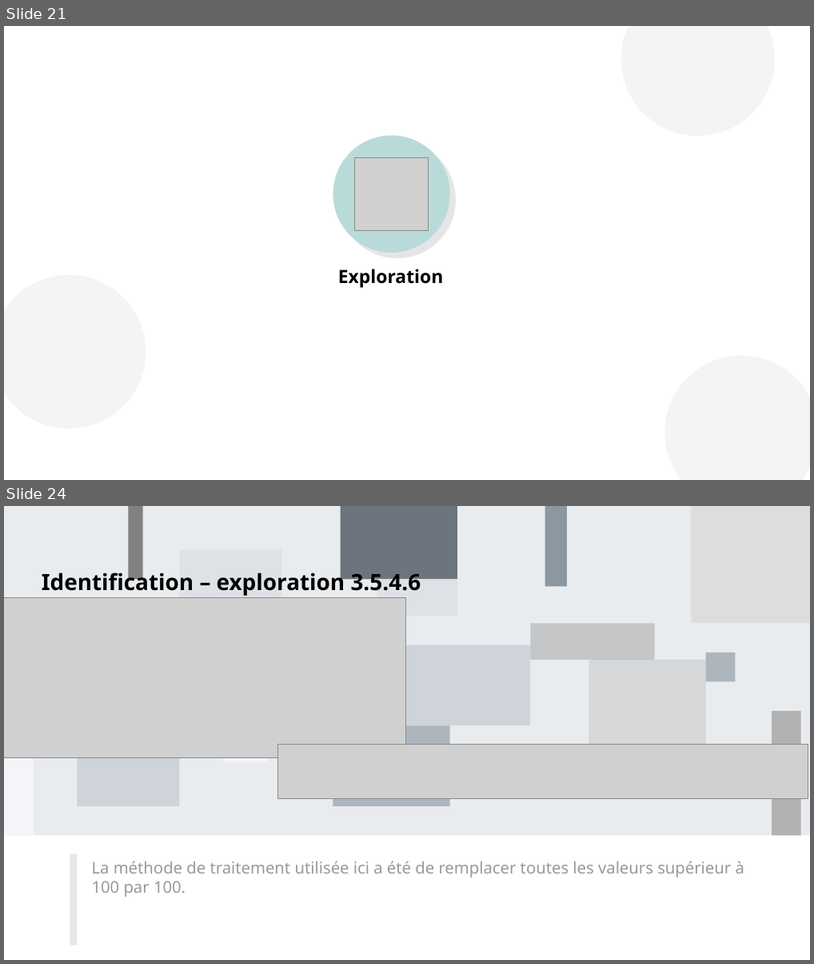
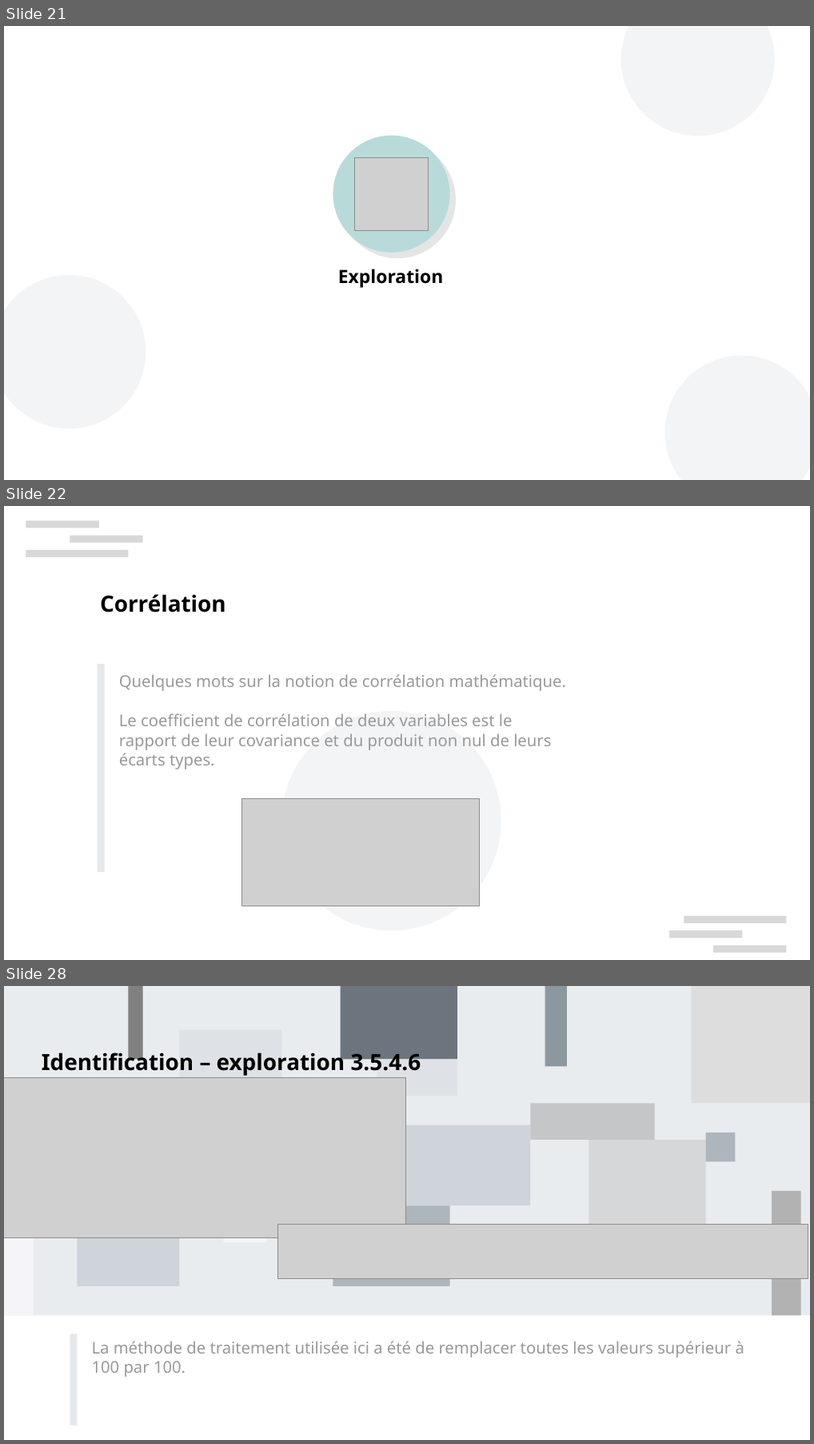
Before and after one commit to curiousmindflow/oc-ml-p2, a slide deck: report/P2_01_presentation.odp. Shown one above the other, each under a label of ours: slides 21 and 24 before the commit, slides 21, 22 and 28 after it; the slides between them are not shown. The pictures are 814x964 and 814x1444 pixels, drawn with LibreOffice and Linux fonts; fonts in the diff are those of the drawing; grey boxes stand for pictures; background and template pictures are left out. Boxes give left, top, right and bottom in pixels: in the first picture for what was removed or moved away, otherwise in the second. Text is boxed around its words. In the diff, an @@ line names an element or a change of style, - is before the commit and + after.

```diff
--- a/report/P2_01_presentation.odp
+++ b/report/P2_01_presentation.odp
@@ slide 22 added at (4,506,810,960), background #FFFFFF @@
@@ rectangle added at (26,520,99,528), fill #CCCCCC at 75% opacity @@
@@ rectangle added at (26,550,128,557), fill #CCCCCC at 75% opacity @@
@@ rectangle added at (70,536,143,543), fill #CCCCCC at 75% opacity @@
@@ text added at (100,594,226,612), 22 pt, text #000000, bold @@
+Corrélation
@@ rectangle added at (98,664,105,872), fill #CED4DA at 50% opacity @@
@@ text added at (119,674,566,769), 16 pt, text #999999 @@
+Quelques mots sur la notion de corrélation mathématique.
+Le coefficient de corrélation de deux variables est le rapport de leur covariance et du produit non nul de leurs écarts types.
@@ ellipse added at (282,711,502,931), fill #8D99AE at 10% opacity @@
@@ picture added at (242,799,480,905) @@
@@ rectangle added at (670,931,743,938), fill #CCCCCC at 75% opacity @@
@@ rectangle added at (685,916,787,923), fill #CCCCCC at 75% opacity @@
@@ rectangle added at (714,945,787,952), fill #CCCCCC at 75% opacity @@
@@ what was slide 24 is now slide 28 @@
```
Also in this commit, not shown: 3 slides changed, 3 other slides added, 5 other files.
